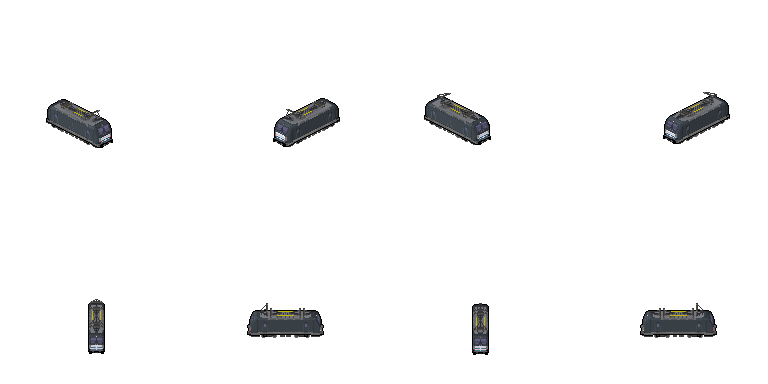
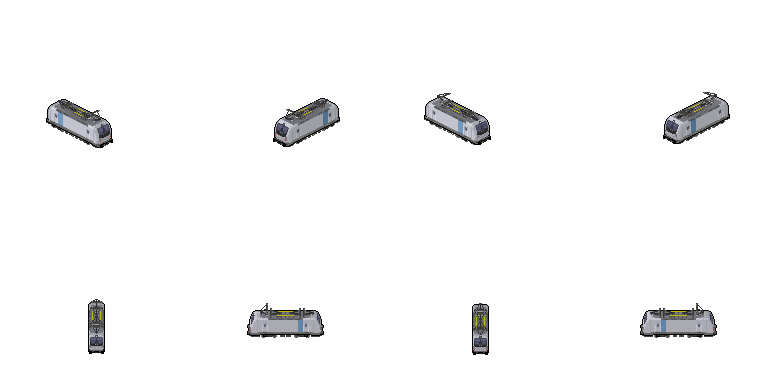
Before/after of a 768 x 384 layered artwork. What changed in the layer stack:
added group "Front" with 4 layers above "193_RP" over [90,127,676,351]
added layer "Front_Up_Black" in group "Front" over [90,127,676,347]
hid "Front_PC", moved it into group "Front" over [91,133,675,351]
hid "front white", moved it into group "Front" over [91,130,675,351]
added layer "193_RP" above "193_DB_PC" over [48,96,728,351]
hid "ES64X4 MRCE", moved it above "vectron_white", painted on it over [48,96,728,351]
